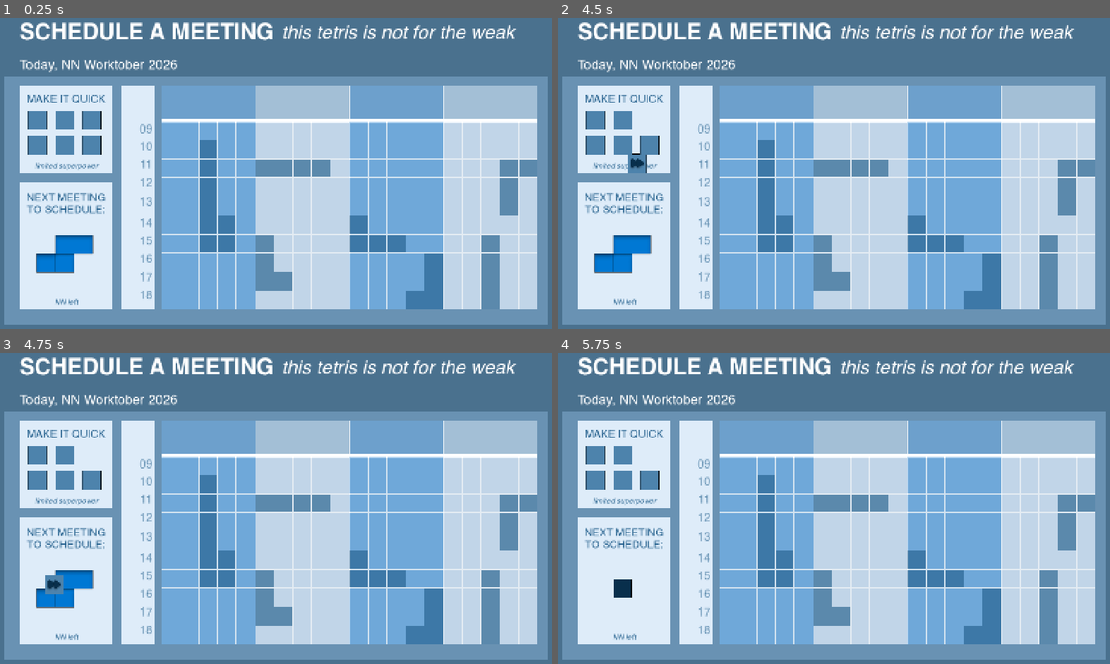
Above: before the commit, frames 1-4 (two rows, left to right).
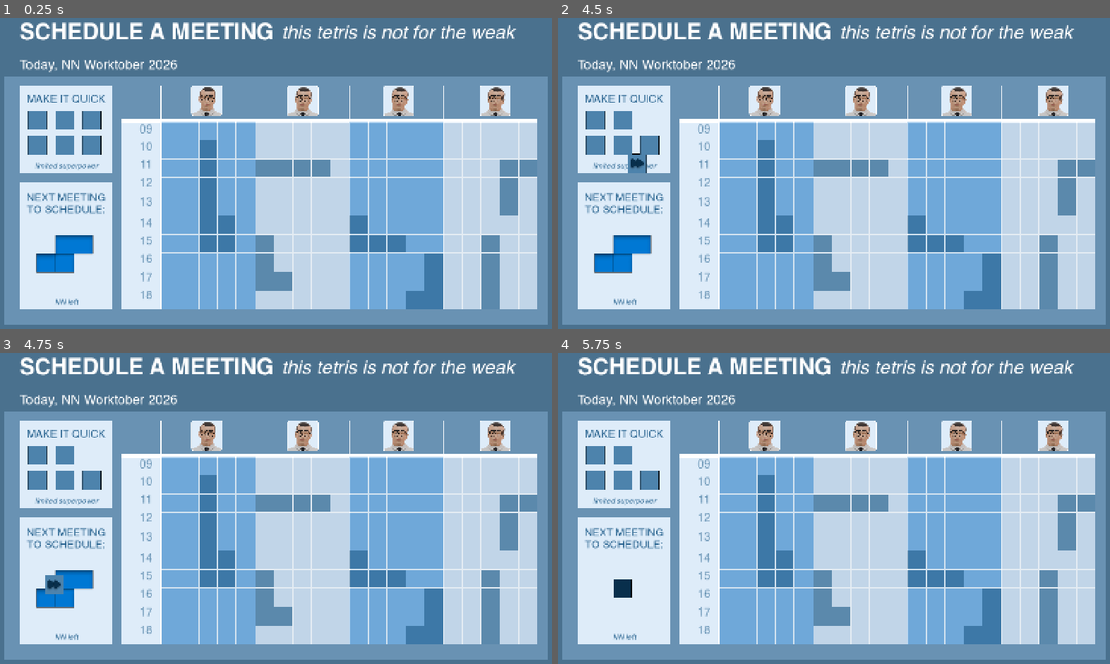
Above: after the commit, the same moments.

Repository: grkovalev/office-game
Game: Godot game, scene res://calendartetris.tscn
The game is run twice, just before and just after one commit, with the same random seed, the same clock (stepped at 60 frames per second) and the same inputs. This scene is started directly instead of the project's main scene.
Inputs (mouse positions are in pixels of both pictures, inside the frame that each line leads up to):
- Up to frame 1 (0.25 s): no input
- Up to frame 2 (4.5 s): tap Enter at 0.5, 2, 3.5 s; move the mouse to (955, 167) at 0.52 s; click (955, 167) at 0.67 s; tap Space at 1.25, 2.75, 4.25 s; drag from (718, 207) to (624, 254) at 1.27 s; move the mouse to (883, 95) at 2.02 s; click (883, 95) at 2.17 s; drag from (800, 269) to (662, 123) at 2.77 s; move the mouse to (999, 248) at 3.52 s; click (999, 248) at 3.67 s; drag from (662, 123) to (624, 254) at 4.27 s
- Up to frame 3 (4.75 s): no input
- Up to frame 4 (5.75 s): move the mouse to (856, 520) at 5.02 s; click (856, 520) at 5.17 s

The runs differ from the first frame. In frame 1, 8.8% of the frame differs, in the area x 21-98%, y 21-94%; in frame 2, 8.8%; in frame 3, 8.8%; in frame 4, 8.8%.

Commit message:
add character pics to the calendar columns

Diff:
--- a/calendartetris.tscn
+++ b/calendartetris.tscn
@@ -14,6 +14,7 @@
 [ext_resource type="Texture2D" uid="uid://csu44dfogy51c" path="res://ui_buttons/calendartetris/tetromino_pieces/shape_t.png" id="10_sriha"]
 [ext_resource type="Script" uid="uid://u7uf34hw715o" path="res://quickshapepack.gd" id="13_uq6hu"]
 [ext_resource type="Texture2D" uid="uid://bfofcsvh8v2vi" path="res://ui_buttons/calendartetris/tetromino_pieces/shape_q_atlas.png" id="13_yv368"]
+[ext_resource type="Texture2D" uid="uid://cymohk4ylkana" path="res://ui_buttons/calendartetris/atlas_tetrischar.png" id="15_hhkx1"]
 
 [sub_resource type="Gradient" id="Gradient_k6kum"]
 colors = PackedColorArray(0.2901961, 0.44313726, 0.5568628, 1, 0.2901961, 0.44313726, 0.5568628, 1)
@@ -90,8 +91,8 @@
 
 [node name="calendar_ui3" type="TextureRect" parent="." unique_id=969118720]
 offset_left = 352.0
-offset_top = 280.0
-offset_right = 440.0
+offset_top = 368.0
+offset_right = 456.0
 offset_bottom = 876.0
 size_flags_horizontal = 4
 size_flags_vertical = 4
@@ -108,7 +109,7 @@
 
 [node name="01_secpers" type="TextureRect" parent="." unique_id=811110673]
 offset_left = 456.0
-offset_top = 280.0
+offset_top = 373.0
 offset_right = 706.0
 offset_bottom = 876.0
 size_flags_horizontal = 4
@@ -117,7 +118,7 @@
 
 [node name="02_secpers" type="TextureRect" parent="." unique_id=458442044]
 offset_left = 706.0
-offset_top = 280.0
+offset_top = 368.0
 offset_right = 956.0
 offset_bottom = 876.0
 size_flags_horizontal = 4
@@ -126,7 +127,7 @@
 
 [node name="03_secpers" type="TextureRect" parent="." unique_id=2063164081]
 offset_left = 956.0
-offset_top = 280.0
+offset_top = 373.0
 offset_right = 1206.0
 offset_bottom = 876.0
 size_flags_horizontal = 4
@@ -135,7 +136,7 @@
 
 [node name="04_secpers" type="TextureRect" parent="." unique_id=2038633763]
 offset_left = 1206.0
-offset_top = 280.0
+offset_top = 368.0
 offset_right = 1456.0
 offset_bottom = 876.0
 size_flags_horizontal = 4
@@ -491,6 +492,12 @@
 points = PackedVector2Array(0, 596, 0, 0)
 width = 3.0
 
+[node name="cal_border5" type="Line2D" parent="borders" unique_id=837515707]
+top_level = true
+position = Vector2(454.285, 280)
+points = PackedVector2Array(0, 596, 0, 0)
+width = 3.0
+
 [node name="cal_border2" type="Line2D" parent="borders" unique_id=938284024]
 top_level = true
 position = Vector2(956, 280)
@@ -505,6 +512,36 @@
 
 [node name="cal_border4" type="Line2D" parent="borders" unique_id=1807989735]
 top_level = true
-position = Vector2(1200.067, 277.255)
-scale = Vector2(0.99214154, 1)
+position = Vector2(1173.4513, 276.985)
+scale = Vector2(1.095331, 1)
 points = PackedVector2Array(-750, 96, 258, 96)
+
+[node name="calchars" type="Node2D" parent="." unique_id=1730432560]
+
+[node name="reg1_char" type="Sprite2D" parent="calchars" unique_id=1280111830]
+position = Vector2(577, 321)
+scale = Vector2(0.3232419, 0.3232419)
+texture = ExtResource("15_hhkx1")
+region_enabled = true
+region_rect = Rect2(56, 63, 256, 256)
+
+[node name="reg2_char" type="Sprite2D" parent="calchars" unique_id=1050161660]
+position = Vector2(832, 322)
+scale = Vector2(0.3232419, 0.3232419)
+texture = ExtResource("15_hhkx1")
+region_enabled = true
+region_rect = Rect2(56, 63, 256, 256)
+
+[node name="reg3_char" type="Sprite2D" parent="calchars" unique_id=99780633]
+position = Vector2(1088, 322)
+scale = Vector2(0.3232419, 0.3232419)
+texture = ExtResource("15_hhkx1")
+region_enabled = true
+region_rect = Rect2(56, 63, 256, 256)
+
+[node name="reg4_char" type="Sprite2D" parent="calchars" unique_id=748199201]
+position = Vector2(1344, 322)
+scale = Vector2(0.3232419, 0.3232419)
+texture = ExtResource("15_hhkx1")
+region_enabled = true
+region_rect = Rect2(56, 63, 256, 256)
Not shown, changed: export_presets.cfg
Binary file added: ui_buttons/calendartetris/atlas_tetrischar.png
Not shown, added: ui_buttons/calendartetris/atlas_tetrischar.png.import
